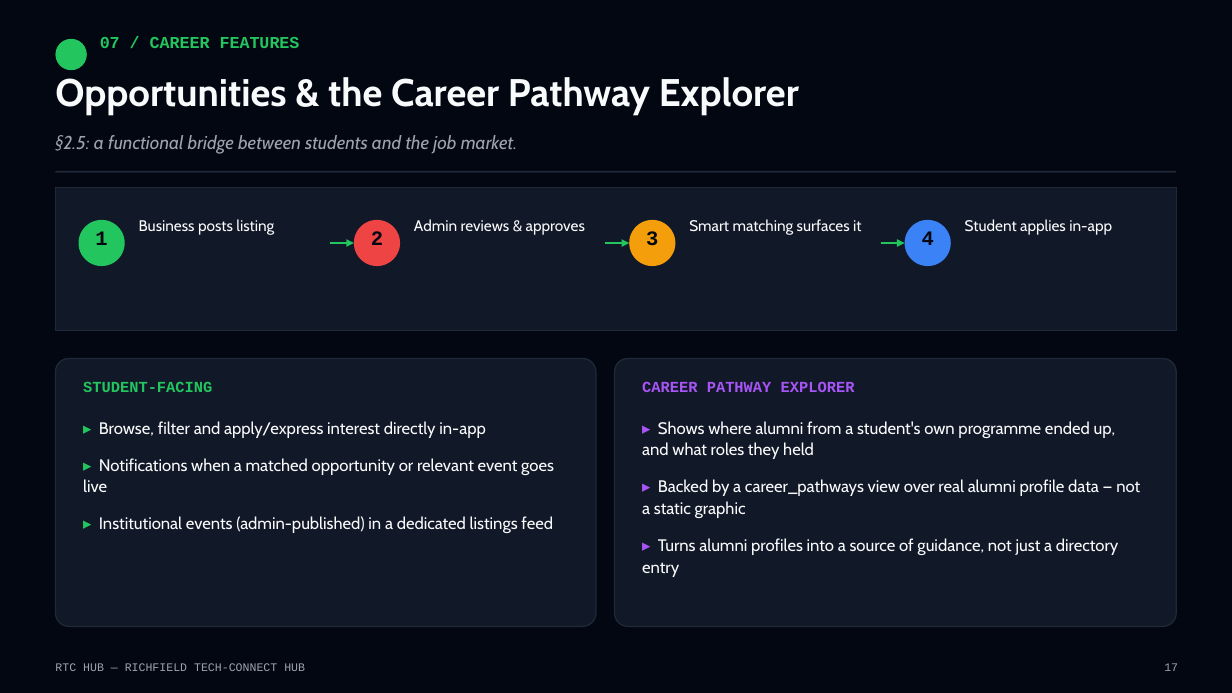
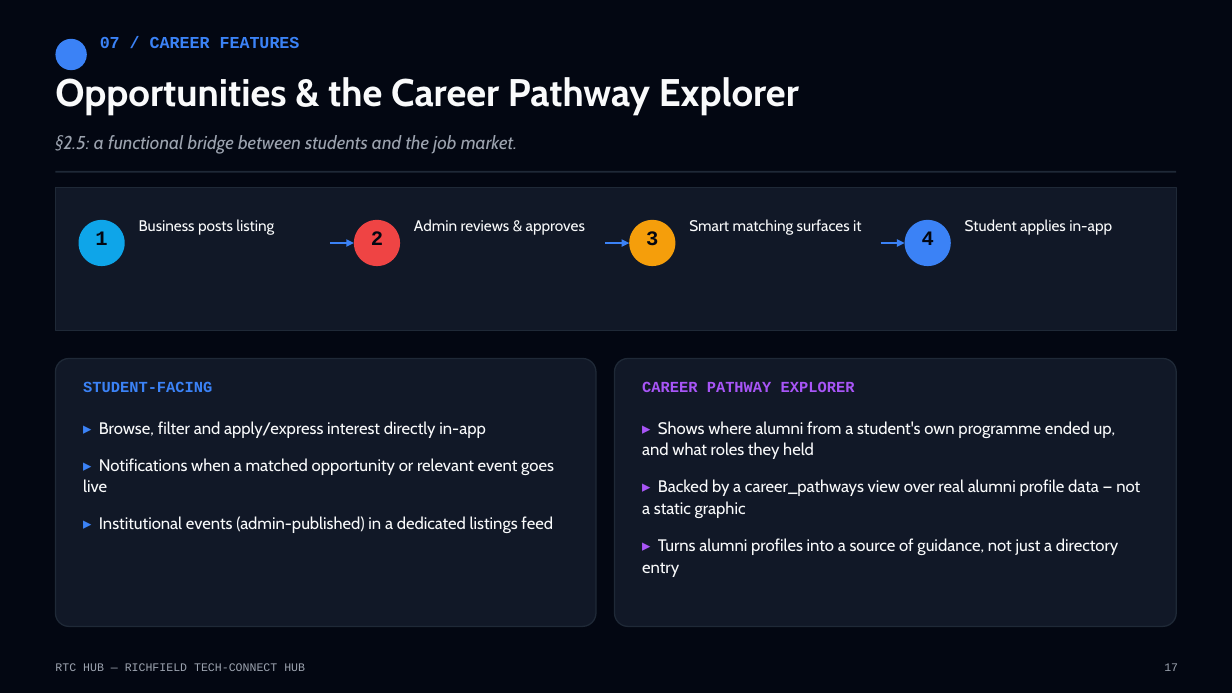
Before and after one commit to victorSam-Ehumadu/RTC-Hub, a slide deck: slide 17 of docs/RTC_Hub_Richfield_Hackathon_2026.pptx. Drawn at 1232x693 pixels with LibreOffice and Linux fonts; fonts in the diff are those of the drawing. Boxes give left, top, right and bottom in pixels: in the first picture for what was removed or moved away, otherwise in the second. Text is boxed around its words. In the diff, an @@ line names an element or a change of style, - is before the commit and + after.

```diff
--- a/docs/RTC_Hub_Richfield_Hackathon_2026.pptx
+++ b/docs/RTC_Hub_Richfield_Hackathon_2026.pptx
@@ rounded rectangle at <box>55,39,87,70</box>: fill #22C55E to #3B82F6 @@
@@ text "07 / CAREER FEATURES" at <box>100,37,300,48</box>: text colour #22C55E to #3B82F6 @@
@@ rounded rectangle at <box>79,220,125,266</box>: fill #22C55E to #0EA5E9 @@
@@ arrow (330, 243) - (354, 243): stroke #22C55E 1.75 pt to #3B82F6 1.75 pt @@
@@ arrow (605, 243) - (629, 243): stroke #22C55E 1.75 pt to #3B82F6 1.75 pt @@
@@ arrow (881, 243) - (905, 243): stroke #22C55E 1.75 pt to #3B82F6 1.75 pt @@
@@ text "STUDENT-FACING" at <box>83,381,212,392</box>: text colour #22C55E to #3B82F6 @@
@@ text "▸ Browse, filter and apply/express ..." at <box>83,421,554,533</box>: text colour #22C55E to #3B82F6 in "▸", "▸", "▸" @@
```
Also in this commit, not shown: 27 other slides changed.
